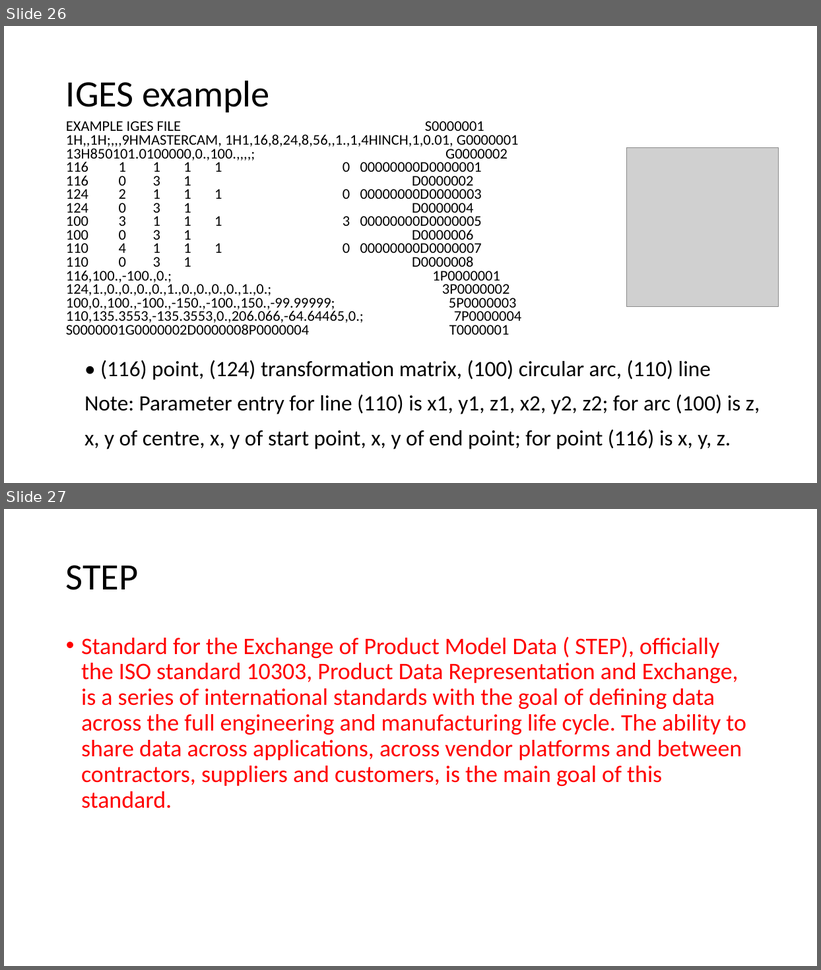
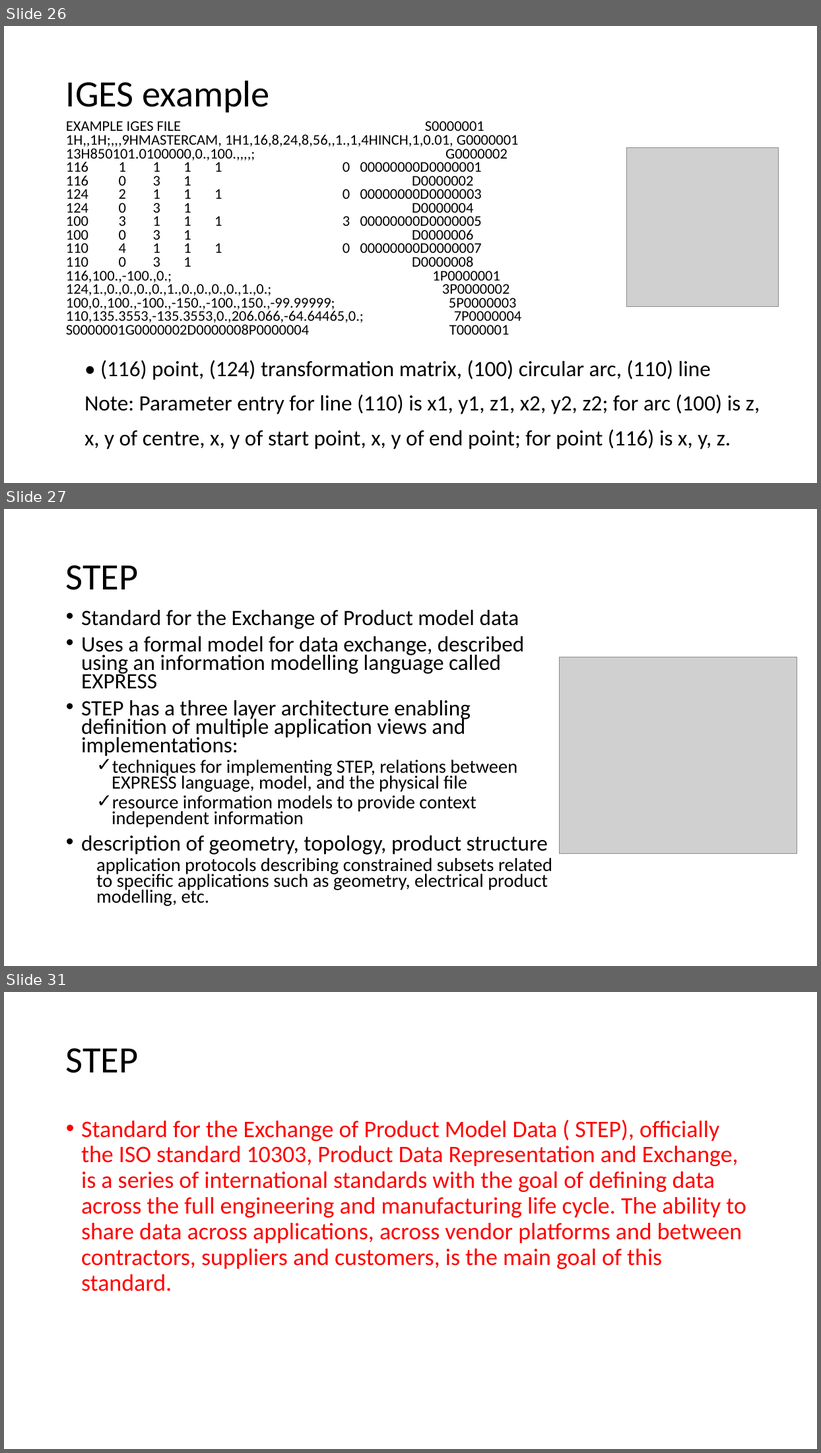
Before and after one commit to Jinny-Ching/cad_cam_course, a slide deck: CAD_CAM.pptx. Shown one above the other, each under a label of ours: slides 26 and 27 before the commit, slides 26, 27 and 31 after it; the slides between them are not shown. The pictures are 821x970 and 821x1453 pixels, drawn with LibreOffice and Linux fonts; fonts in the diff are those of the drawing; grey boxes stand for pictures. Boxes give left, top, right and bottom in pixels: in the first picture for what was removed or moved away, otherwise in the second. Text is boxed around its words. In the diff, an @@ line names an element or a change of style, - is before the commit and + after.

Commit message:
data format of STEP

```diff
--- a/CAD_CAM.pptx
+++ b/CAD_CAM.pptx
@@ slide 27 added at [4,509,817,966], background #FFFFFF @@
@@ title added at [66,565,139,590], 44 pt, text #000000 @@
+STEP
@@ text added at [81,610,552,906], 22.2 pt, text #000000 @@
+• Standard for the Exchange of Product model data
+• Uses a formal model for data exchange, described using an information modelling language called EXPRESS
+• STEP has a three layer architecture enabling definition of multiple application views and implementations:
+  ✓ techniques for implementing STEP, relations between EXPRESS language, model, and the physical file
+  ✓ resource information models to provide context independent information
+• description of geometry, topology, product structure
+  application protocols describing constrained subsets related to specific applications such as geometry, electrical product modelling, etc.
@@ picture added at [559,657,797,854] @@
@@ what was slide 27 is now slide 31 @@
```
Also in this commit, not shown: 1 slide changed, 4 other slides added.
